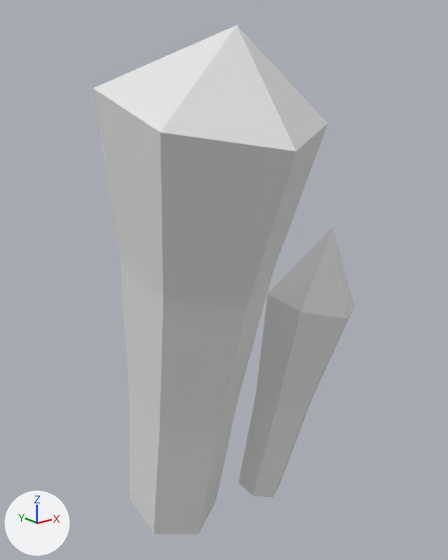
The Blender file Balloon/Crystals2.blend: old version first, new version second.
Before and after are seen from a camera (50 mm lens) standing at (-1.054, -1.223, 0.607) and looking at (-0.065, 0.013, 0.112). Lighting does not change. The marker at lower left points along +X, +Y and +Z.

Before the edit, the objects in view are built like this:
```python
me_cylinder_004 = bpy.data.meshes.new('Cylinder.004')
me_cylinder_004.from_pydata(...)  # 44 vertices, 44 faces; spans x -0.402..0.36, y -0.347..0.25, z -0.637..0.728
ob_cylinder = bpy.data.objects.new('Cylinder', me_cylinder_004)
ob_cylinder.location = (0.0, 0.0, 0.0)
```
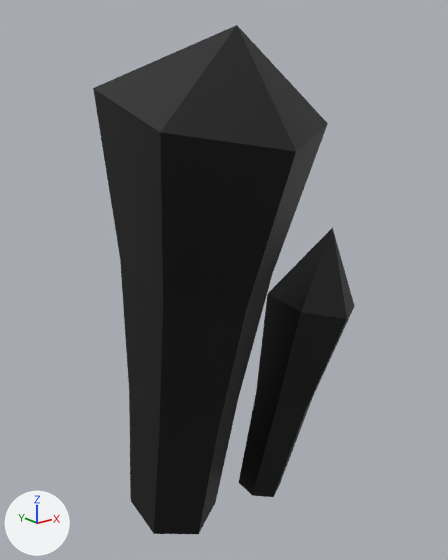
The newer file is also turned or shifted as a whole; pictures and numbers use the older file's frame.

Edits to the bpy script that builds the scene:
```text
Add img_crystals_2_uv:
    img_crystals_2_uv = load_image('Crystals_2_UV', '../UV Maps/Crystals_2_UV.png', 2048, 2048, 'sRGB')
Add mat_crystals_2_uv:
    mat_crystals_2_uv = principled_material('Crystals_2_UV')
    mat_crystals_2_uv.texture = img_crystals_2_uv
Change me_cylinder_004:
    where me_cylinder_004.from_pydata(...)  # 44 vertices, 44 faces; spans x -0.402..0.36, y -0.347..0.25, z -0.637..0.728
    add me_cylinder_004.materials.append(mat_crystals_2_uv)  # picture img_crystals_2_uv
```

Where the change shows, as pixel boxes [x1, y1, x2, y2] in the pictures (448 x 560 px):
'Cylinder', recoloured (grey to black): [93, 25, 355, 534] in both
